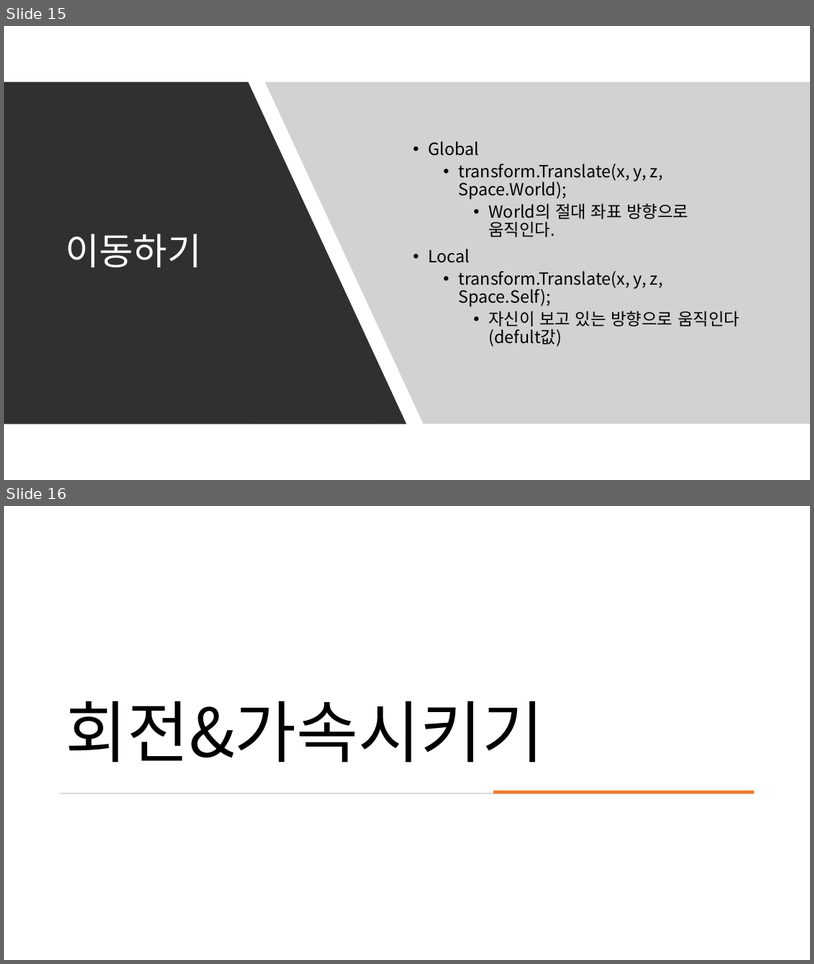
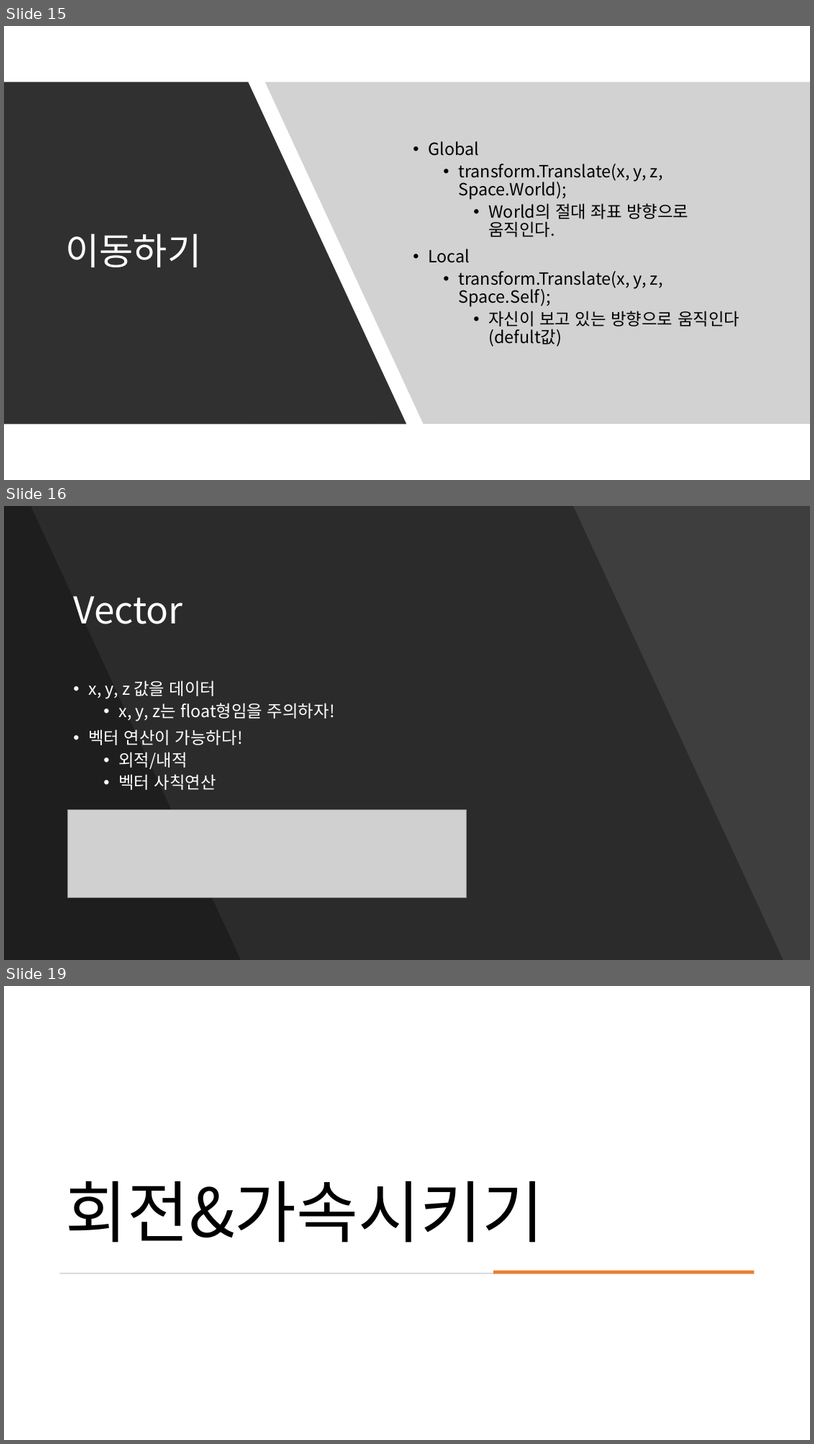
Before and after one commit to kjh99660/Study_powerpoint, a slide deck: C#스터디/c# 스터디 6주 차.pptx. Shown one above the other, each under a label of ours: slides 15 and 16 before the commit, slides 15, 16 and 19 after it; the slides between them are not shown. The pictures are 814x964 and 814x1444 pixels, drawn with LibreOffice and Linux fonts; fonts in the diff are those of the drawing; grey boxes stand for pictures. Boxes give left, top, right and bottom in pixels: in the first picture for what was removed or moved away, otherwise in the second. Text is boxed around its words. In the diff, an @@ line names an element or a change of style, - is before the commit and + after.

```diff
--- a/C#스터디/c# 스터디 6주 차.pptx
+++ b/C#스터디/c# 스터디 6주 차.pptx
@@ slide 16 added at bbox=[4, 506, 810, 960], background #454545 @@
@@ rectangle added at bbox=[4, 506, 810, 960], fill #000000 at 9% opacity @@
@@ freeform shape added at bbox=[4, 506, 784, 960], fill #000000 at 30% opacity @@
@@ freeform shape added at bbox=[4, 506, 241, 960], fill #000000 at 30% opacity @@
@@ title added at bbox=[73, 596, 183, 624], 44 pt, text #FFFFFF @@
+Vector
@@ text added at bbox=[88, 680, 335, 790], 20 pt, text #FFFFFF @@
+• x, y, z 값을 데이터
+  • x, y, z는 float형임을 주의하자!
+• 벡터 연산이 가능하다!
+  • 외적/내적
+  • 벡터 사칙연산
@@ picture added at bbox=[67, 810, 467, 898] @@
@@ what was slide 16 is now slide 19 @@
```
Also in this commit, not shown: 1 slide changed, 6 other slides added, 14 other files.
